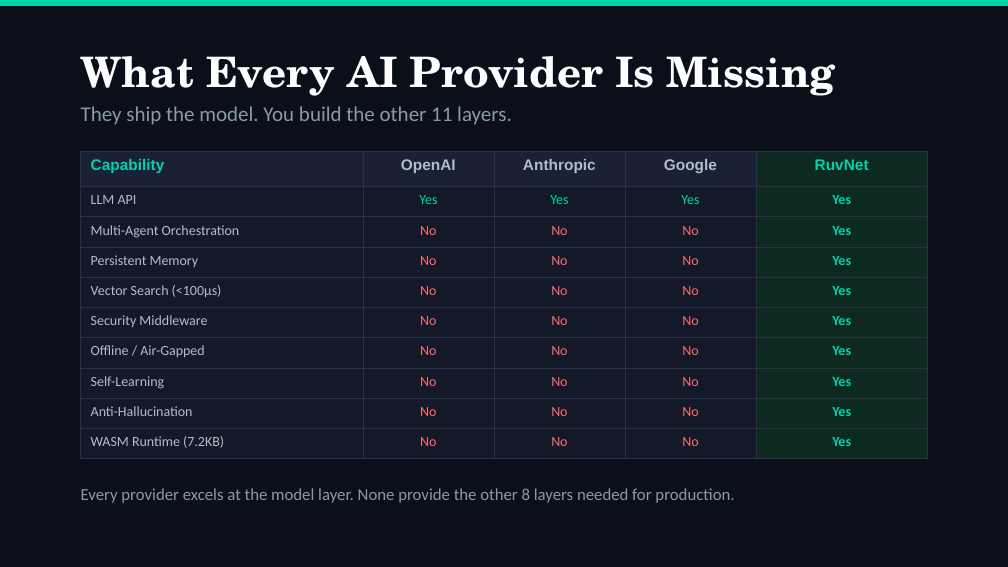
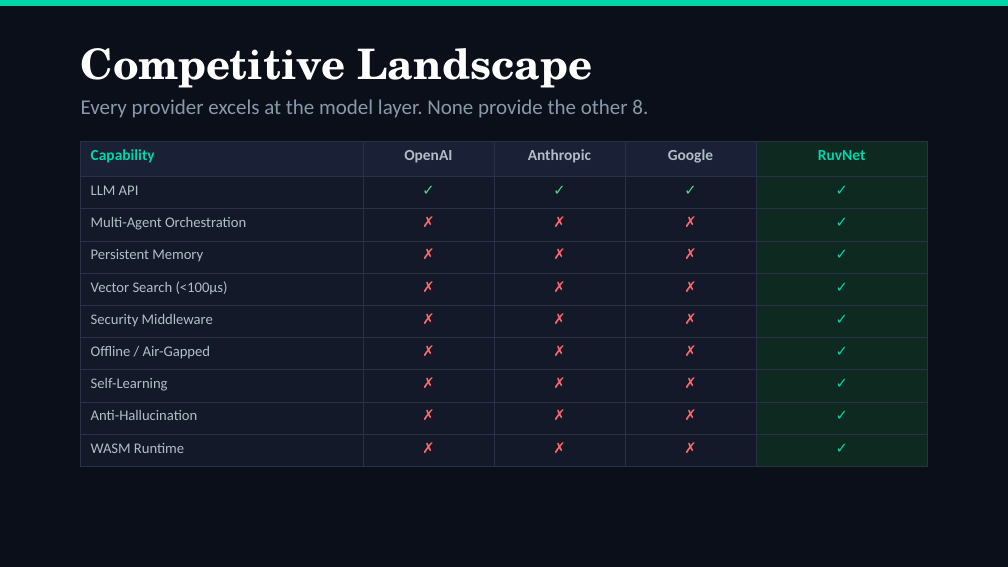
Before and after one commit to JLMA-Agentic-Ai/jlma-Ask-Ruvnet, a slide deck: slide 3 of docs/presentations/CEO-Deck-RuvNet-2026.pptx. Drawn at 1008x567 pixels with LibreOffice and Linux fonts; fonts in the diff are those of the drawing. Boxes give left, top, right and bottom in pixels: in the first picture for what was removed or moved away, otherwise in the second. Text is boxed around its words. In the diff, an @@ line names an element or a change of style, - is before the commit and + after.

```diff
--- a/docs/presentations/CEO-Deck-RuvNet-2026.pptx
+++ b/docs/presentations/CEO-Deck-RuvNet-2026.pptx
@@ text at [81,48,592,88]: text changed @@
-What Every AI Provider Is Missing
+Competitive Landscape
@@ text at [81,99,648,118]: text changed @@
-They ship the model. You build the other 11 layers.
+Every provider excels at the model layer. None provide the other 8.
@@ table at [81,141,927,457] @@
-row 2: LLM API | Yes | Yes | Yes | Yes
+row 2: LLM API | ✓ | ✓ | ✓ | ✓
-row 3: Multi-Agent Orchestration | No | No | No | Yes
+row 3: Multi-Agent Orchestration | ✗ | ✗ | ✗ | ✓
-row 4: Persistent Memory | No | No | No | Yes
+row 4: Persistent Memory | ✗ | ✗ | ✗ | ✓
-row 5: Vector Search (<100µs) | No | No | No | Yes
+row 5: Vector Search (<100µs) | ✗ | ✗ | ✗ | ✓
-row 6: Security Middleware | No | No | No | Yes
+row 6: Security Middleware | ✗ | ✗ | ✗ | ✓
-row 7: Offline / Air-Gapped | No | No | No | Yes
+row 7: Offline / Air-Gapped | ✗ | ✗ | ✗ | ✓
-row 8: Self-Learning | No | No | No | Yes
+row 8: Self-Learning | ✗ | ✗ | ✗ | ✓
-row 9: Anti-Hallucination | No | No | No | Yes
+row 9: Anti-Hallucination | ✗ | ✗ | ✗ | ✓
-row 10: WASM Runtime (7.2KB) | No | No | No | Yes
+row 10: WASM Runtime | ✗ | ✗ | ✗ | ✓
@@ font Arial to Calibri in "Capability", "OpenAI", "Anthropic", "Google" and 1 more places @@
@@ size 10 to 10.5 pt in "LLM API", "Multi-Agent Orchestration", "Persistent Memory", "Vector Search (<100µs)" and 4 more places @@
@@ table: place and size @@
-table at [81,151,927,452]
+table at [81,141,927,457]
@@ text removed at [81,488,734,503] @@
-Every provider excels at the model layer. None provide the other 8 layers needed for production.
```
Also in this commit, not shown: 14 other slides changed, 4 slides added, 4 slides removed, 3 other files.
